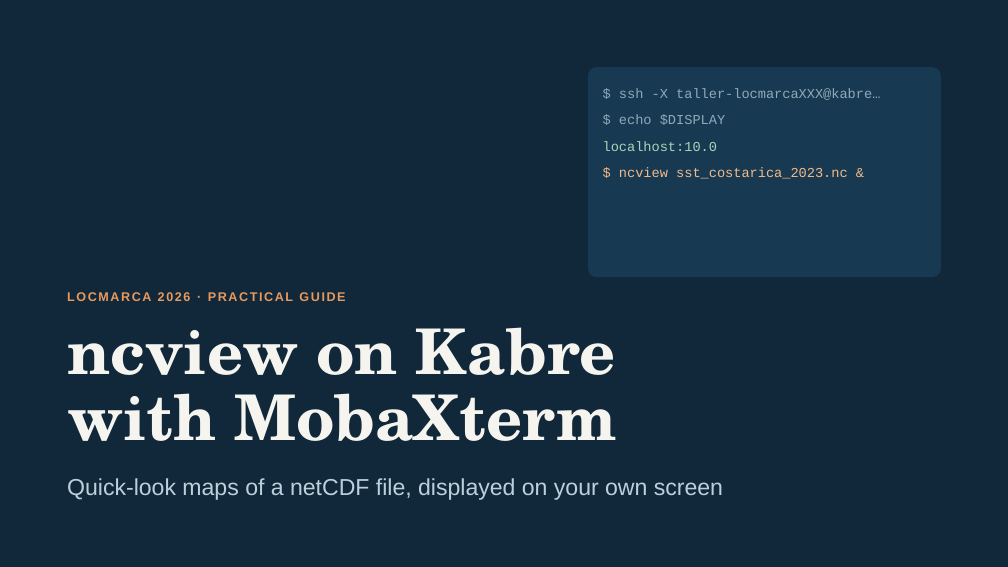
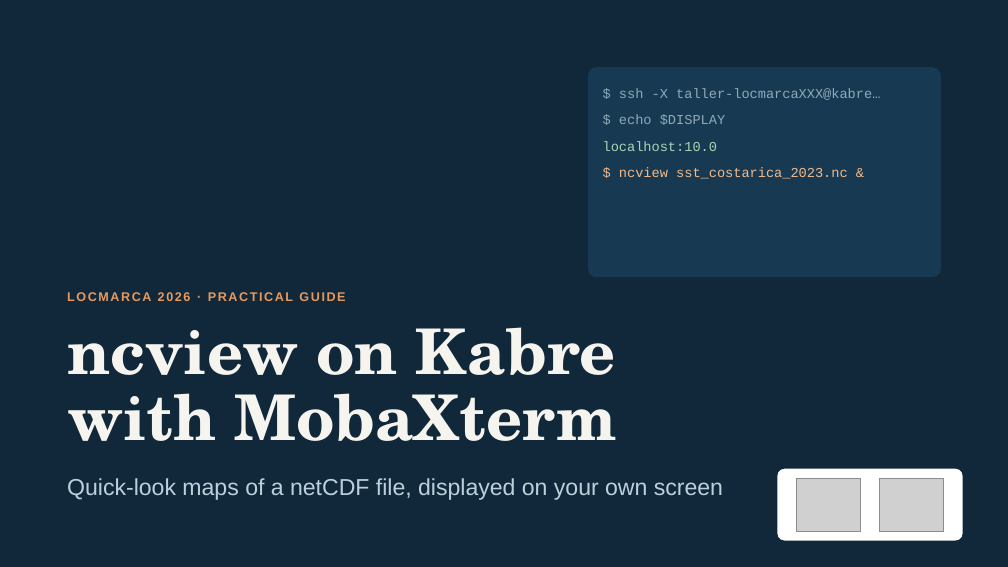
Before and after one commit to gcambon/script-locmarca, a slide deck: slide 1 of Courses/00b_course_ncview_Kabre_MobaXterm.pptx. Drawn at 1008x567 pixels with LibreOffice and Linux fonts; fonts in the diff are those of the drawing; grey boxes stand for pictures. Boxes give left, top, right and bottom in pixels: in the first picture for what was removed or moved away, otherwise in the second. Text is boxed around its words. In the diff, an @@ line names an element or a change of style, - is before the commit and + after.

```diff
--- a/Courses/00b_course_ncview_Kabre_MobaXterm.pptx
+++ b/Courses/00b_course_ncview_Kabre_MobaXterm.pptx
@@ rounded rectangle added at (x1=777, y1=469, x2=963, y2=541), fill #FFFFFF @@
@@ picture added at (x1=796, y1=479, x2=861, y2=532) @@
@@ picture added at (x1=879, y1=479, x2=944, y2=532) @@
```
Also in this commit, not shown: 11 other files.
